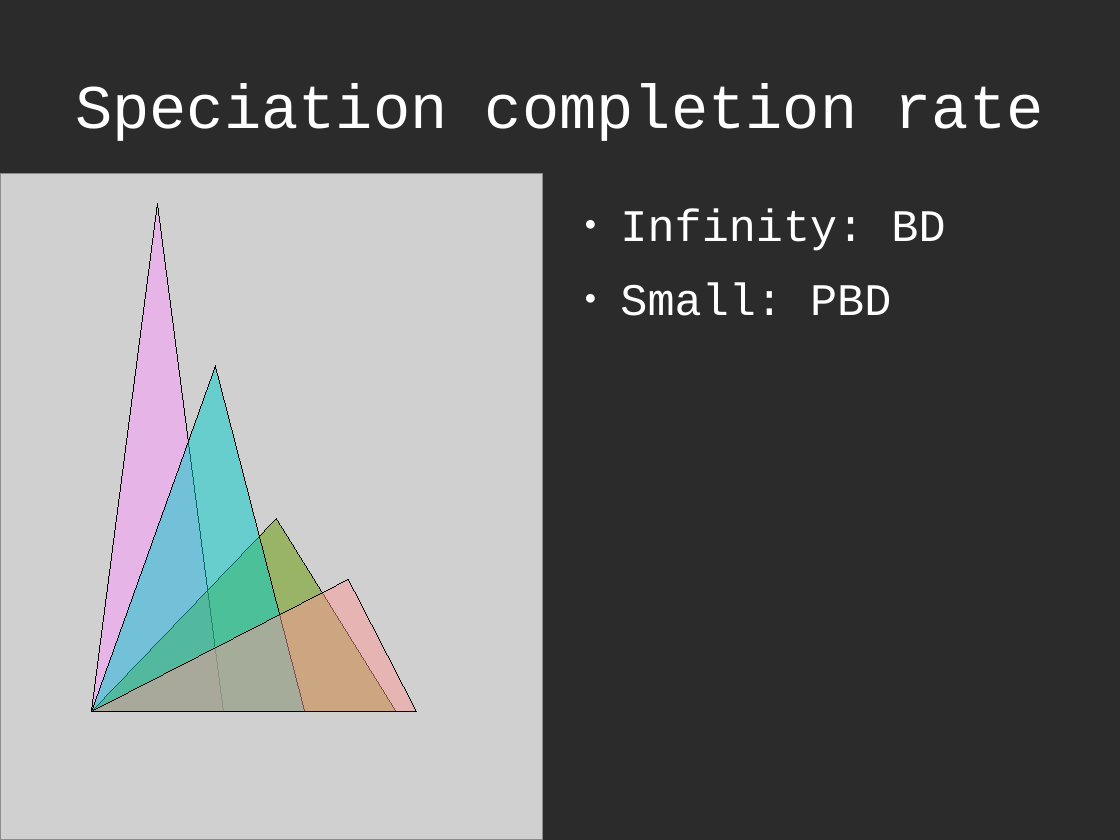
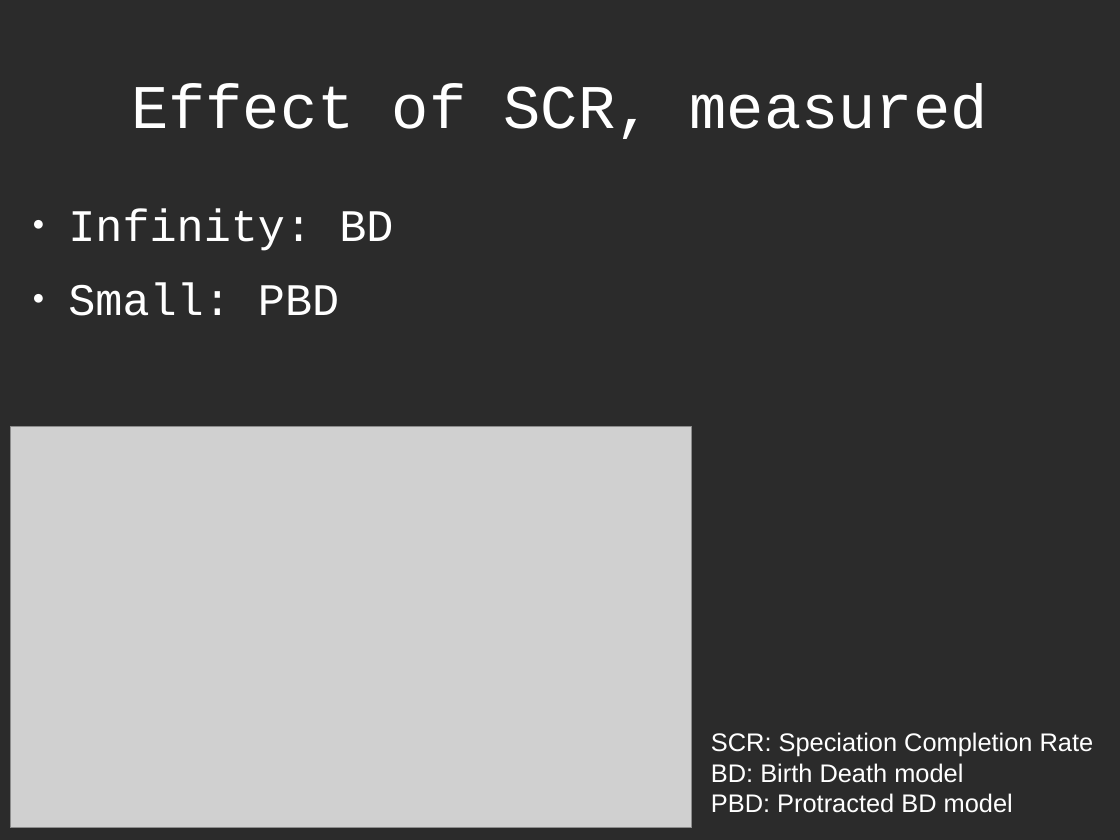
Before and after one commit to richelbilderbeek/Science, a slide deck: slide 15 of Bilderbeek20170213TresMeeting/20170213TresMeeting.odp (slide 18 before the commit). Drawn at 1120x840 pixels with LibreOffice and Linux fonts; fonts in the diff are those of the drawing; grey boxes stand for pictures; background and template pictures are left out; a plain dark background stands for a picture behind light text. Boxes give left, top, right and bottom in pixels: in the first picture for what was removed or moved away, otherwise in the second. Text is boxed around its words. In the diff, an @@ line names an element or a change of style, - is before the commit and + after.

```diff
--- a/Bilderbeek20170213TresMeeting/20170213TresMeeting.odp
+++ b/Bilderbeek20170213TresMeeting/20170213TresMeeting.odp
@@ title at box(131, 84, 988, 139): text changed @@
-Speciation completion rate
+Effect of SCR, measured
@@ text "Infinity: BD": place and size @@
-text "Infinity: BD" at box(620, 209, 945, 316)
+text "Infinity: BD" at box(68, 209, 393, 316)
@@ triangle removed at box(91, 203, 224, 711) @@
@@ triangle removed at box(91, 366, 305, 711) @@
@@ picture: place and size @@
-picture at box(0, 174, 543, 840)
+picture at box(10, 427, 692, 828)
@@ triangle removed at box(91, 518, 396, 711) @@
@@ triangle removed at box(91, 579, 417, 711) @@
@@ text added at box(711, 732, 1094, 813), 18 pt, text #FFFFFF @@
+SCR: Speciation Completion Rate
+BD: Birth Death model
+PBD: Protracted BD model
```
Also in this commit, not shown: 1 other slide changed, 3 slides added, 4 slides removed, 1 other file.
